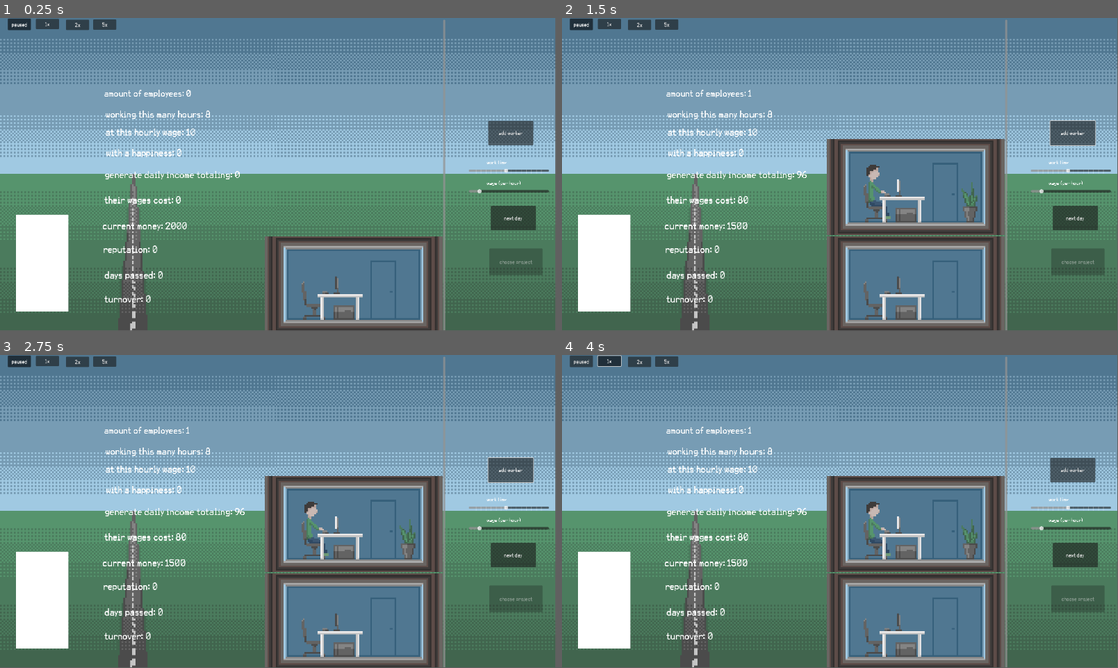
Above: before the commit, frames 1-4 (two rows, left to right).
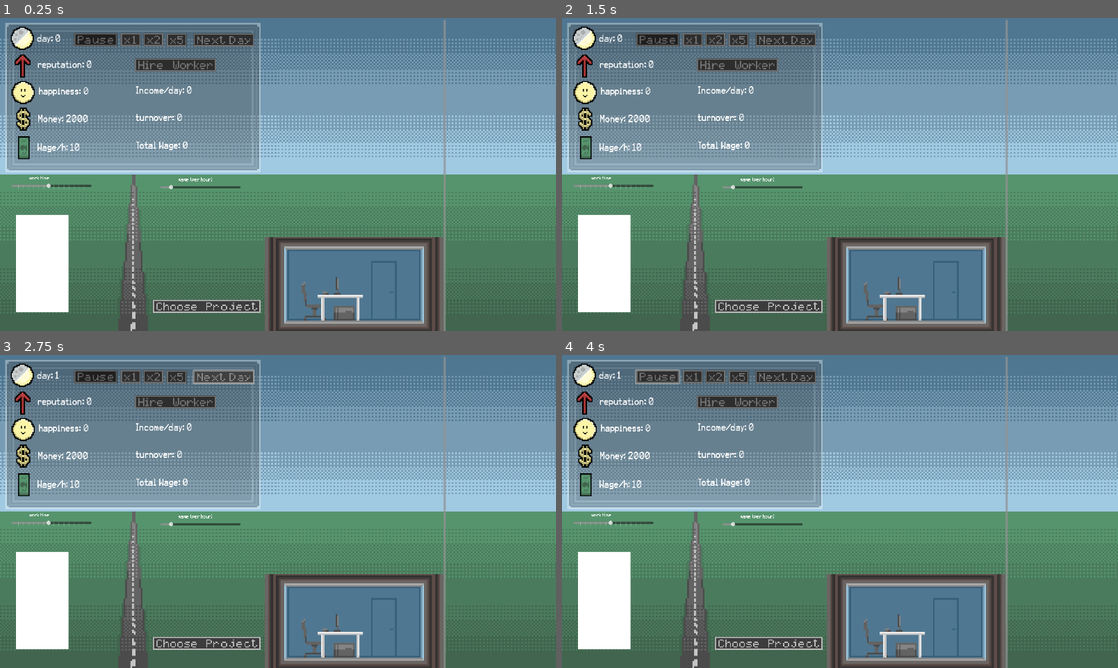
Above: after the commit, the same moments.

Repository: Mag559/GMTK_GameJam2024
Game: Godot game, scene res://UI/in_game_ui.tscn
The game is run twice, just before and just after one commit, with the same random seed, the same clock (stepped at 60 frames per second) and the same inputs. The engine's default icon, where the game draws it, is replaced by a stand-in: a white triangle on a blue panel in a dark square.
Inputs (mouse positions are in pixels of both pictures, inside the frame that each line leads up to; where the layout moved, square brackets give the same spot in the first picture):
- Up to frame 1 (0.25 s): no input
- Up to frame 2 (1.5 s): click (1073, 133) at 0.5 s, where only the run before the commit has a clickable "add worker"; click (739, 64) at 1.27 s
- Up to frame 3 (2.75 s): click (222, 376) at 2.02 s
- Up to frame 4 (4 s): click (656, 376) [578, 361] at 2.75 s; click (612, 361) at 3.5 s, where only the run before the commit has a clickable "1x"
In our replay, the window is 799x449 before the commit and 800x450 after it. These sizes can differ from the game's own. Grey fills any space a smaller window leaves; there, only what the larger window draws over its background counts as a difference.

The runs differ from the first frame. In frame 1, 28% of the frame differs, in the area x 0-100%, y 0-100%; in frame 2, 36%; in frame 3, 36%; in frame 4, 36%.

Commit message:
Add files via upload

Diff:
--- a/UI/cost_of_wages_amount.gd
+++ b/UI/cost_of_wages_amount.gd
@@ -1,4 +1,4 @@
 extends Label
 
 func _process(delta):
-	text = "their wages cost: " + str(StatManager.get_daily_wages_cost())
+	text = "Total Wage: " + str(StatManager.get_daily_wages_cost())
--- a/UI/daily_income_amount.gd
+++ b/UI/daily_income_amount.gd
@@ -1,4 +1,4 @@
 extends Label
 
 func _process(delta):
-	text = "generate daily income totaling: " + str(StatManager.get_daily_income())
+	text = "Income/day: " + str(StatManager.get_daily_income())
--- a/UI/day_amount.gd
+++ b/UI/day_amount.gd
@@ -3,4 +3,4 @@
 
 
 func _process(delta):
-	text = "days passed: " + str(StatManager.days_passed)
+	text = "day: " + str(StatManager.days_passed)
--- a/UI/happiness_amount.gd
+++ b/UI/happiness_amount.gd
@@ -1,4 +1,4 @@
 extends Label
 
 func _process(delta):
-	text = "with a happiness: " + str(StatManager.get_happiness())
+	text = "happiness: " + str(StatManager.get_happiness())
--- a/UI/in_game_ui.tscn
+++ b/UI/in_game_ui.tscn
@@ -6,20 +6,29 @@
 [ext_resource type="Script" path="res://UI/Button2.gd" id="2_sjohs"]
 [ext_resource type="Script" path="res://UI/work_time_amount.gd" id="3_508nb"]
 [ext_resource type="Script" path="res://UI/work_time_slider.gd" id="3_ogbok"]
+[ext_resource type="Texture2D" uid="uid://b0lbdk10a0sf1" path="res://textures/hirework_v1.png" id="4_j8hm2"]
 [ext_resource type="Script" path="res://UI/wage_amount.gd" id="4_xdhf1"]
 [ext_resource type="Script" path="res://UI/wage_slider.gd" id="5_btf2l"]
+[ext_resource type="Texture2D" uid="uid://dea0g7ettdyk0" path="res://textures/nextday_v1.png" id="5_j1yrd"]
 [ext_resource type="Script" path="res://UI/happiness_amount.gd" id="5_kh22f"]
 [ext_resource type="Script" path="res://UI/daily_income_amount.gd" id="6_3dug8"]
 [ext_resource type="FontFile" uid="uid://dotdsj6wdrb1o" path="res://karma suture.ttf" id="6_qx76h"]
 [ext_resource type="Script" path="res://UI/cost_of_wages_amount.gd" id="7_6bdht"]
+[ext_resource type="Texture2D" uid="uid://bhoyxve7eppyy" path="res://textures/money_v1.png" id="8_cy5af"]
+[ext_resource type="Texture2D" uid="uid://bfr7vqxsl02rg" path="res://textures/hapy_v1.png" id="9_cuc8t"]
 [ext_resource type="Script" path="res://UI/money_amount.gd" id="9_uyxg6"]
 [ext_resource type="Script" path="res://UI/reputation_amount.gd" id="10_rltyb"]
 [ext_resource type="Script" path="res://UI/day_amount.gd" id="11_2ix8e"]
 [ext_resource type="Script" path="res://UI/turnover_amount.gd" id="12_7hx4y"]
+[ext_resource type="Texture2D" uid="uid://boqamu73p1fg6" path="res://textures/dollar_v1.png" id="13_vwt7b"]
+[ext_resource type="Texture2D" uid="uid://bqaal481o1nbl" path="res://textures/rep_v1.png" id="15_pp3vs"]
 [ext_resource type="PackedScene" uid="uid://bu1l4mqnm47v8" path="res://office_building.tscn" id="15_vplvd"]
+[ext_resource type="Texture2D" uid="uid://ci2f6b4m26s3a" path="res://textures/sunmoon_v1.png" id="16_0rsx5"]
 [ext_resource type="Script" path="res://UI/choose_project.gd" id="16_stx6t"]
 [ext_resource type="PackedScene" uid="uid://bs3i0eil1be4q" path="res://time_controls.tscn" id="17_0rdfq"]
 [ext_resource type="PackedScene" uid="uid://bhb22of2ufww1" path="res://ReputationBar.tscn" id="20_63vpj"]
+[ext_resource type="Texture2D" uid="uid://qt7oi8omw54k" path="res://textures/bigbox_v1.png" id="26_3cic1"]
+[ext_resource type="Texture2D" uid="uid://baxq3in7e2viv" path="res://textures/chooseproject_v1.png" id="27_1mh46"]
 
 [node name="InGameUI" type="CanvasLayer"]
 
@@ -42,33 +51,50 @@
 texture = ExtResource("1_xp53m")
 stretch_mode = 5
 
+[node name="bigbox" type="Sprite2D" parent="Control"]
+modulate = Color(1, 1, 1, 0.34902)
+position = Vector2(459.398, 275)
+scale = Vector2(6.21687, 6.21687)
+texture = ExtResource("26_3cic1")
+
 [node name="Button" type="Button" parent="Control"]
 layout_mode = 1
 anchors_preset = -1
-anchor_left = 0.879167
-anchor_top = 0.32963
-anchor_right = 0.96045
-anchor_bottom = 0.4072
+anchor_left = 0.242188
+anchor_top = 0.128704
+anchor_right = 0.389096
+anchor_bottom = 0.171089
 offset_right = -0.0640001
 offset_bottom = 0.224
-text = "add worker"
 script = ExtResource("1_gmcku")
 metadata/_edit_use_anchors_ = true
 
+[node name="hirework" type="Sprite2D" parent="Control/Button"]
+show_behind_parent = true
+position = Vector2(141, 23)
+scale = Vector2(4, 4)
+texture = ExtResource("4_j8hm2")
+
 [node name="Button2" type="Button" parent="Control"]
 layout_mode = 1
 anchors_preset = -1
-anchor_left = 0.883854
-anchor_top = 0.601852
-anchor_right = 0.965137
-anchor_bottom = 0.679422
+anchor_left = 0.347917
+anchor_top = 0.0490741
+anchor_right = 0.456804
+anchor_bottom = 0.0914593
 offset_right = -0.0640001
 offset_bottom = 0.224
-text = "next day"
 script = ExtResource("2_sjohs")
 metadata/_edit_use_anchors_ = true
 
+[node name="nextday" type="Sprite2D" parent="Control/Button2"]
+show_behind_parent = true
+position = Vector2(105, 23)
+scale = Vector2(4, 4)
+texture = ExtResource("5_j1yrd")
+
 [node name="Label" type="Label" parent="Control"]
+visible = false
 layout_mode = 1
 anchors_preset = -1
 anchor_left = 0.1875
@@ -84,6 +110,7 @@
 metadata/_edit_use_anchors_ = true
 
 [node name="Label2" type="Label" parent="Control"]
+visible = false
 layout_mode = 1
 anchors_preset = -1
 anchor_left = 0.189583
@@ -101,85 +128,100 @@
 [node name="Label3" type="Label" parent="Control"]
 layout_mode = 1
 anchors_preset = -1
-anchor_left = 0.189583
-anchor_top = 0.346296
-anchor_right = 0.432979
-anchor_bottom = 0.402481
-offset_right = -0.320004
-offset_bottom = 0.319998
-theme_override_fonts/font = ExtResource("6_qx76h")
-theme_override_font_sizes/font_size = 30
-text = "at this hourly  wage: "
+anchor_left = 0.0666667
+anchor_top = 0.393519
+anchor_right = 0.244438
+anchor_bottom = 0.449704
+offset_right = -0.320004
+offset_bottom = 0.319998
+theme_override_fonts/font = ExtResource("6_qx76h")
+theme_override_font_sizes/font_size = 30
+text = "Wage/h: "
 script = ExtResource("4_xdhf1")
 metadata/_edit_use_anchors_ = true
 
+[node name="wage" type="Sprite2D" parent="Control/Label3"]
+position = Vector2(-45.9994, 23.0003)
+scale = Vector2(4, 4)
+texture = ExtResource("8_cy5af")
+
 [node name="Label4" type="Label" parent="Control"]
 layout_mode = 1
 anchors_preset = -1
-anchor_left = 0.190625
-anchor_top = 0.412037
-anchor_right = 0.393396
-anchor_bottom = 0.468222
-offset_right = -0.320004
-offset_bottom = 0.319998
-theme_override_fonts/font = ExtResource("6_qx76h")
-theme_override_font_sizes/font_size = 30
-text = "with a happiness: "
+anchor_left = 0.0692708
+anchor_top = 0.213889
+anchor_right = 0.242354
+anchor_bottom = 0.270074
+offset_right = -0.320004
+offset_bottom = 0.319998
+theme_override_fonts/font = ExtResource("6_qx76h")
+theme_override_font_sizes/font_size = 30
+text = "happiness: "
 script = ExtResource("5_kh22f")
 metadata/_edit_use_anchors_ = true
 
+[node name="hapy" type="Sprite2D" parent="Control/Label4"]
+position = Vector2(-53, 26.0001)
+scale = Vector2(4, 4)
+texture = ExtResource("9_cuc8t")
+
 [node name="Label5" type="Label" parent="Control"]
 layout_mode = 1
 anchors_preset = -1
-anchor_left = 0.188542
-anchor_top = 0.482407
-anchor_right = 0.541313
-anchor_bottom = 0.538593
-offset_right = -0.320004
-offset_bottom = 0.319998
-theme_override_fonts/font = ExtResource("6_qx76h")
-theme_override_font_sizes/font_size = 30
-text = "generate daily income totaling: "
+anchor_left = 0.24375
+anchor_top = 0.211111
+anchor_right = 0.596521
+anchor_bottom = 0.267297
+offset_right = -0.320004
+offset_bottom = 0.319998
+theme_override_fonts/font = ExtResource("6_qx76h")
+theme_override_font_sizes/font_size = 30
+text = "Income/day: "
 script = ExtResource("6_3dug8")
 metadata/_edit_use_anchors_ = true
 
 [node name="Label6" type="Label" parent="Control"]
 layout_mode = 1
 anchors_preset = -1
-anchor_left = 0.188021
-anchor_top = 0.562963
-anchor_right = 0.393917
-anchor_bottom = 0.619148
-offset_right = -0.320004
-offset_bottom = 0.319998
-theme_override_fonts/font = ExtResource("6_qx76h")
-theme_override_font_sizes/font_size = 30
-text = "their wages cost: "
+anchor_left = 0.244792
+anchor_top = 0.387037
+anchor_right = 0.450688
+anchor_bottom = 0.443222
+offset_right = -0.320004
+offset_bottom = 0.319998
+theme_override_fonts/font = ExtResource("6_qx76h")
+theme_override_font_sizes/font_size = 30
+text = "Total Wage: "
 script = ExtResource("7_6bdht")
 metadata/_edit_use_anchors_ = true
 
 [node name="Label7" type="Label" parent="Control"]
 layout_mode = 1
 anchors_preset = -1
-anchor_left = 0.184375
-anchor_top = 0.646296
-anchor_right = 0.3835
-anchor_bottom = 0.702481
-offset_right = -0.320004
-offset_bottom = 0.319998
-theme_override_fonts/font = ExtResource("6_qx76h")
-theme_override_font_sizes/font_size = 30
-text = "current money: "
+anchor_left = 0.0677083
+anchor_top = 0.301852
+anchor_right = 0.235063
+anchor_bottom = 0.358037
+offset_right = -0.320004
+offset_bottom = 0.319998
+theme_override_fonts/font = ExtResource("6_qx76h")
+theme_override_font_sizes/font_size = 30
+text = "Money: "
 script = ExtResource("9_uyxg6")
 metadata/_edit_use_anchors_ = true
 
+[node name="dollar" type="Sprite2D" parent="Control/Label7"]
+position = Vector2(-50, 23)
+scale = Vector2(4, 4)
+texture = ExtResource("13_vwt7b")
+
 [node name="Label8" type="Label" parent="Control"]
 layout_mode = 1
 anchors_preset = -1
-anchor_left = 0.185937
-anchor_top = 0.721296
-anchor_right = 0.385063
-anchor_bottom = 0.777481
+anchor_left = 0.0671875
+anchor_top = 0.128704
+anchor_right = 0.240792
+anchor_bottom = 0.184889
 offset_right = -0.320004
 offset_bottom = 0.319998
 theme_override_fonts/font = ExtResource("6_qx76h")
@@ -188,28 +230,38 @@
 script = ExtResource("10_rltyb")
 metadata/_edit_use_anchors_ = true
 
+[node name="rep" type="Sprite2D" parent="Control/Label8"]
+position = Vector2(-51, 27)
+scale = Vector2(4, 4)
+texture = ExtResource("15_pp3vs")
+
 [node name="Label9" type="Label" parent="Control"]
 layout_mode = 1
 anchors_preset = -1
-anchor_left = 0.188542
-anchor_top = 0.803704
-anchor_right = 0.387667
-anchor_bottom = 0.859889
-offset_right = -0.320004
-offset_bottom = 0.319998
-theme_override_fonts/font = ExtResource("6_qx76h")
-theme_override_font_sizes/font_size = 30
-text = "days passed: "
+anchor_left = 0.0666667
+anchor_top = 0.0453704
+anchor_right = 0.265792
+anchor_bottom = 0.101555
+offset_right = -0.320004
+offset_bottom = 0.319998
+theme_override_fonts/font = ExtResource("6_qx76h")
+theme_override_font_sizes/font_size = 30
+text = "day: "
 script = ExtResource("11_2ix8e")
 metadata/_edit_use_anchors_ = true
 
+[node name="sun" type="Sprite2D" parent="Control/Label9"]
+position = Vector2(-51, 21)
+scale = Vector2(4, 4)
+texture = ExtResource("16_0rsx5")
+
 [node name="Label10" type="Label" parent="Control"]
 layout_mode = 1
 anchors_preset = -1
-anchor_left = 0.188021
-anchor_top = 0.880556
-anchor_right = 0.387146
-anchor_bottom = 0.936741
+anchor_left = 0.24375
+anchor_top = 0.298148
+anchor_right = 0.442875
+anchor_bottom = 0.354333
 offset_right = -0.320004
 offset_bottom = 0.319998
 theme_override_fonts/font = ExtResource("6_qx76h")
@@ -221,10 +273,10 @@
 [node name="HSlider" type="HSlider" parent="Control"]
 layout_mode = 1
 anchors_preset = -1
-anchor_left = 0.844271
-anchor_top = 0.464815
-anchor_right = 0.988542
-anchor_bottom = 0.512815
+anchor_left = 0.0203125
+anchor_top = 0.512963
+anchor_right = 0.164584
+anchor_bottom = 0.560963
 offset_bottom = 0.16
 min_value = 1.0
 max_value = 16.0
@@ -248,10 +300,10 @@
 [node name="HSlider2" type="HSlider" parent="Control"]
 layout_mode = 1
 anchors_preset = -1
-anchor_left = 0.844271
-anchor_top = 0.531481
-anchor_right = 0.988542
-anchor_bottom = 0.579481
+anchor_left = 0.288542
+anchor_top = 0.517593
+anchor_right = 0.432813
+anchor_bottom = 0.565593
 offset_bottom = 0.16
 min_value = 5.0
 max_value = 50.0
@@ -279,17 +331,27 @@
 anchor_bottom = 1.00741
 
 [node name="Button3" type="Button" parent="Control"]
-layout_mode = 0
-anchor_left = 0.88125
-anchor_top = 0.737963
-anchor_right = 0.977083
-anchor_bottom = 0.823148
-text = "choose project"
+layout_mode = 1
+anchors_preset = -1
+anchor_left = 0.274479
+anchor_top = 0.9
+anchor_right = 0.469271
+anchor_bottom = 0.942593
 script = ExtResource("16_stx6t")
 metadata/_edit_use_anchors_ = true
 
+[node name="chooproject" type="Sprite2D" parent="Control/Button3"]
+show_behind_parent = true
+position = Vector2(187, 23)
+scale = Vector2(4, 4)
+texture = ExtResource("27_1mh46")
+
 [node name="Control" parent="Control" instance=ExtResource("17_0rdfq")]
 layout_mode = 1
+anchor_left = 0.132813
+anchor_top = 0.0481481
+anchor_right = 0.345313
+anchor_bottom = 0.239815
 
 [node name="ColorRect" parent="Control" instance=ExtResource("20_63vpj")]
 layout_mode = 1
--- a/UI/money_amount.gd
+++ b/UI/money_amount.gd
@@ -1,4 +1,4 @@
 extends Label
 
 func _process(delta):
-	text = "current money: " + str(StatManager.money)
+	text = "Money: " + str(StatManager.money)
--- a/UI/wage_amount.gd
+++ b/UI/wage_amount.gd
@@ -1,4 +1,4 @@
 extends Label
 
 func _process(delta):
-	text = "at this hourly wage: " + str(StatManager.wage_per_hour)
+	text = "Wage/h: " + str(StatManager.wage_per_hour)
--- a/project.godot
+++ b/project.godot
@@ -25,6 +25,7 @@
 window/size/viewport_width=1920
 window/size/viewport_height=1080
 window/size/mode=3
+window/stretch/mode="viewport"
 
 [gui]
 
--- a/time_controls.tscn
+++ b/time_controls.tscn
@@ -1,6 +1,10 @@
-[gd_scene load_steps=2 format=3 uid="uid://bs3i0eil1be4q"]
+[gd_scene load_steps=6 format=3 uid="uid://bs3i0eil1be4q"]
 
 [ext_resource type="Script" path="res://time_controls.gd" id="1_vimg6"]
+[ext_resource type="Texture2D" uid="uid://bovt22imtyrs4" path="res://textures/timepause_v1.png" id="2_uccdy"]
+[ext_resource type="Texture2D" uid="uid://1erkvm41e81i" path="res://textures/timex1_v1.png" id="3_p5le7"]
+[ext_resource type="Texture2D" uid="uid://5lva7em2uy3x" path="res://textures/timex2_v1.png" id="4_qs61p"]
+[ext_resource type="Texture2D" uid="uid://b20fjasdsjlxc" path="res://textures/timex5_v1.png" id="5_h30am"]
 
 [node name="Control" type="Control"]
 layout_mode = 3
@@ -15,55 +19,71 @@
 [node name="Button" type="Button" parent="."]
 layout_mode = 1
 anchors_preset = -1
-anchor_left = 0.0661765
-anchor_top = 0.00966184
-anchor_right = 0.262
-anchor_bottom = 0.203
+anchor_right = 0.367392
+anchor_bottom = 0.222323
 offset_right = 0.103989
 offset_bottom = -0.0209999
 toggle_mode = true
 button_pressed = true
-text = "paused"
 metadata/_edit_use_anchors_ = true
+
+[node name="pause" type="Sprite2D" parent="Button"]
+show_behind_parent = true
+position = Vector2(75, 23)
+scale = Vector2(4, 4)
+texture = ExtResource("2_uccdy")
 
 [node name="Button2" type="Button" parent="."]
 layout_mode = 1
 anchors_preset = -1
-anchor_left = 0.305136
-anchor_top = 0.0166667
-anchor_right = 0.502
-anchor_bottom = 0.189
+anchor_left = 0.394608
+anchor_right = 0.566574
+anchor_bottom = 0.222318
 offset_right = -0.162018
-offset_bottom = -0.0200005
+offset_bottom = -0.0200043
 toggle_mode = true
-text = "1x"
 metadata/_edit_use_anchors_ = true
+
+[node name="x1" type="Sprite2D" parent="Button2"]
+show_behind_parent = true
+position = Vector2(35, 23)
+scale = Vector2(4, 4)
+texture = ExtResource("3_p5le7")
 
 [node name="Button3" type="Button" parent="."]
 layout_mode = 1
 anchors_preset = -1
-anchor_left = 0.558912
-anchor_top = 0.0277778
-anchor_right = 0.755776
-anchor_bottom = 0.200111
+anchor_left = 0.588235
+anchor_right = 0.760201
+anchor_bottom = 0.222318
 offset_right = -0.162018
 offset_bottom = -0.0200005
 toggle_mode = true
-text = "2x"
 metadata/_edit_use_anchors_ = true
+
+[node name="x2" type="Sprite2D" parent="Button3"]
+show_behind_parent = true
+position = Vector2(35, 23)
+scale = Vector2(4, 4)
+texture = ExtResource("4_qs61p")
 
 [node name="Button4" type="Button" parent="."]
 layout_mode = 1
 anchors_preset = -1
-anchor_left = 0.789216
-anchor_top = 0.0241546
-anchor_right = 0.98608
-anchor_bottom = 0.196488
+anchor_left = 0.784314
+anchor_top = 0.00483091
+anchor_right = 0.956279
+anchor_bottom = 0.227149
 offset_right = -0.162018
 offset_bottom = -0.0200005
 toggle_mode = true
-text = "5x"
 metadata/_edit_use_anchors_ = true
+
+[node name="x5" type="Sprite2D" parent="Button4"]
+show_behind_parent = true
+position = Vector2(35, 23)
+scale = Vector2(4, 4)
+texture = ExtResource("5_h30am")
 
 [connection signal="toggled" from="Button" to="." method="pause"]
 [connection signal="toggled" from="Button2" to="." method="run" binds= [1.0]]
--- a/work_space.tscn
+++ b/work_space.tscn
@@ -6,7 +6,7 @@
 anchors_preset = -1
 anchor_right = 0.0390625
 anchor_bottom = 0.0375375
-offset_bottom = -0.540539
+offset_bottom = 3.8147e-05
 size_flags_horizontal = 3
 size_flags_vertical = 3
 texture = ExtResource("1_j1nkw")
Not shown: 1 places in UI/in_game_ui.tscn that only renumber resources
Binary file added: textures/bigbox_v1.png
Not shown, added: textures/bigbox_v1.png.import
Binary file added: textures/chooseproject_v1.png
Not shown, added: textures/chooseproject_v1.png.import
Binary file added: textures/dollar_v1.png
Not shown, added: textures/dollar_v1.png.import
Binary file added: textures/hapy_v1.png
Not shown, added: textures/hapy_v1.png.import
Binary file added: textures/hirework_v1.png
Not shown, added: textures/hirework_v1.png.import
Binary file added: textures/money_v1.png
(and 17 more such lines)
